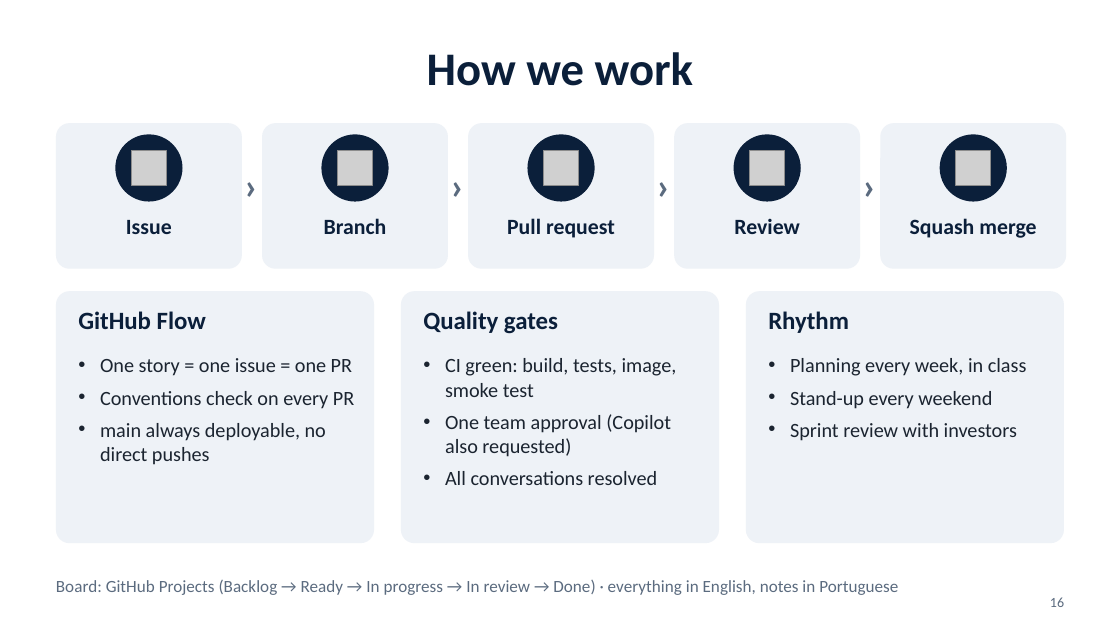
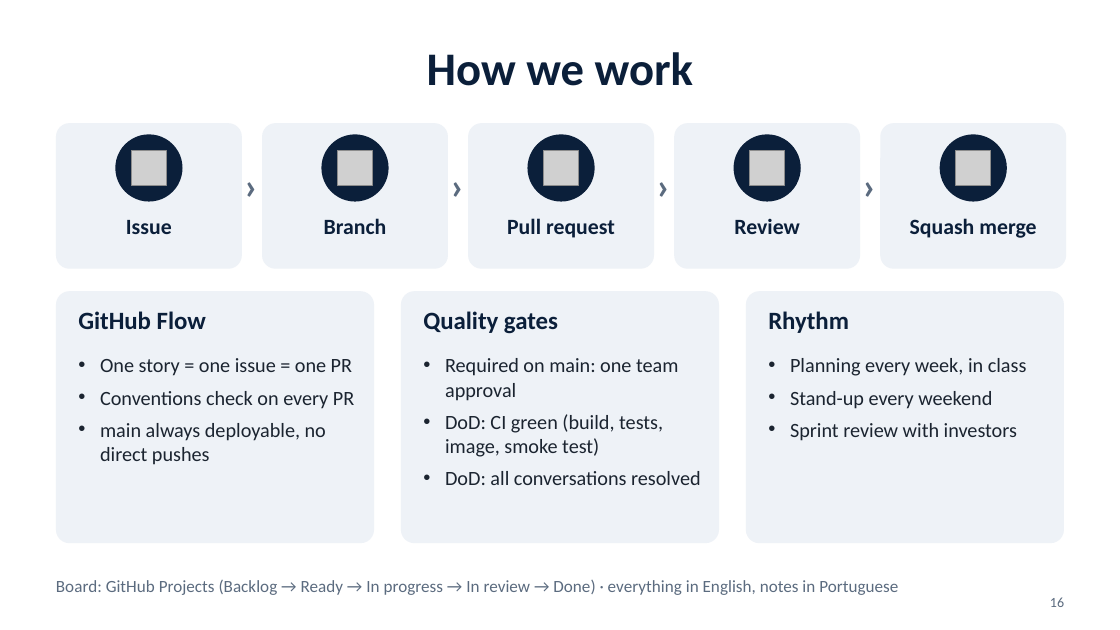
Before and after one commit to tomasoliveira21/LABDSOF, a slide deck: slide 16 of Docs/Presentation/Farol_Sprint_A_Presentation.pptx. Drawn at 1120x630 pixels with LibreOffice and Linux fonts; fonts in the diff are those of the drawing; grey boxes stand for pictures. Boxes give left, top, right and bottom in pixels: in the first picture for what was removed or moved away, otherwise in the second. Text is boxed around its words. In the diff, an @@ line names an element or a change of style, - is before the commit and + after.

```diff
--- a/Docs/Presentation/Farol_Sprint_A_Presentation.pptx
+++ b/Docs/Presentation/Farol_Sprint_A_Presentation.pptx
@@ text at (445,358,701,485): text changed @@
-• CI green: build, tests, image, smoke test
-• One team approval (Copilot also requested)
-• All conversations resolved
+• Required on main: one team approval
+• DoD: CI green (build, tests, image, smoke test)
+• DoD: all conversations resolved
```
Also in this commit, not shown: 2 other slides changed, 2 other files.
